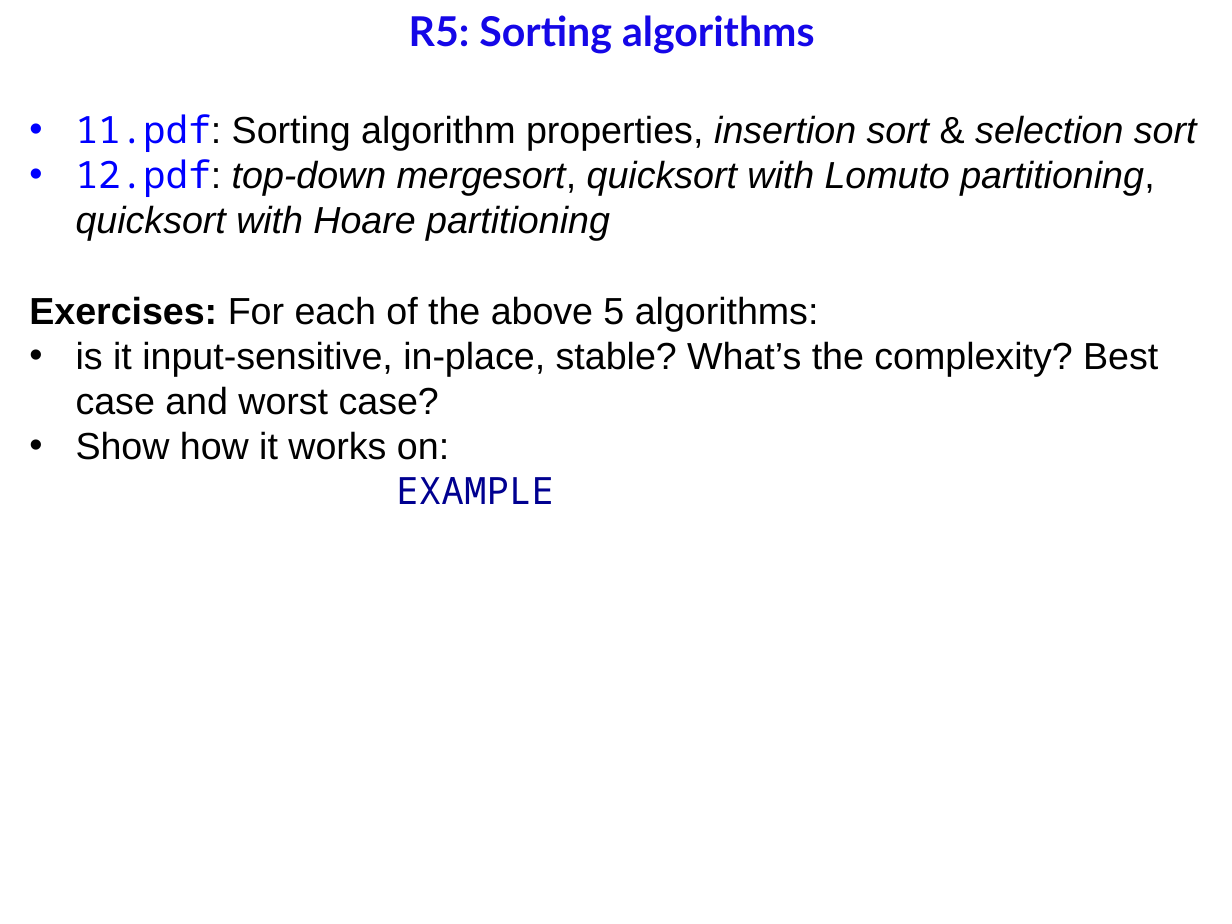
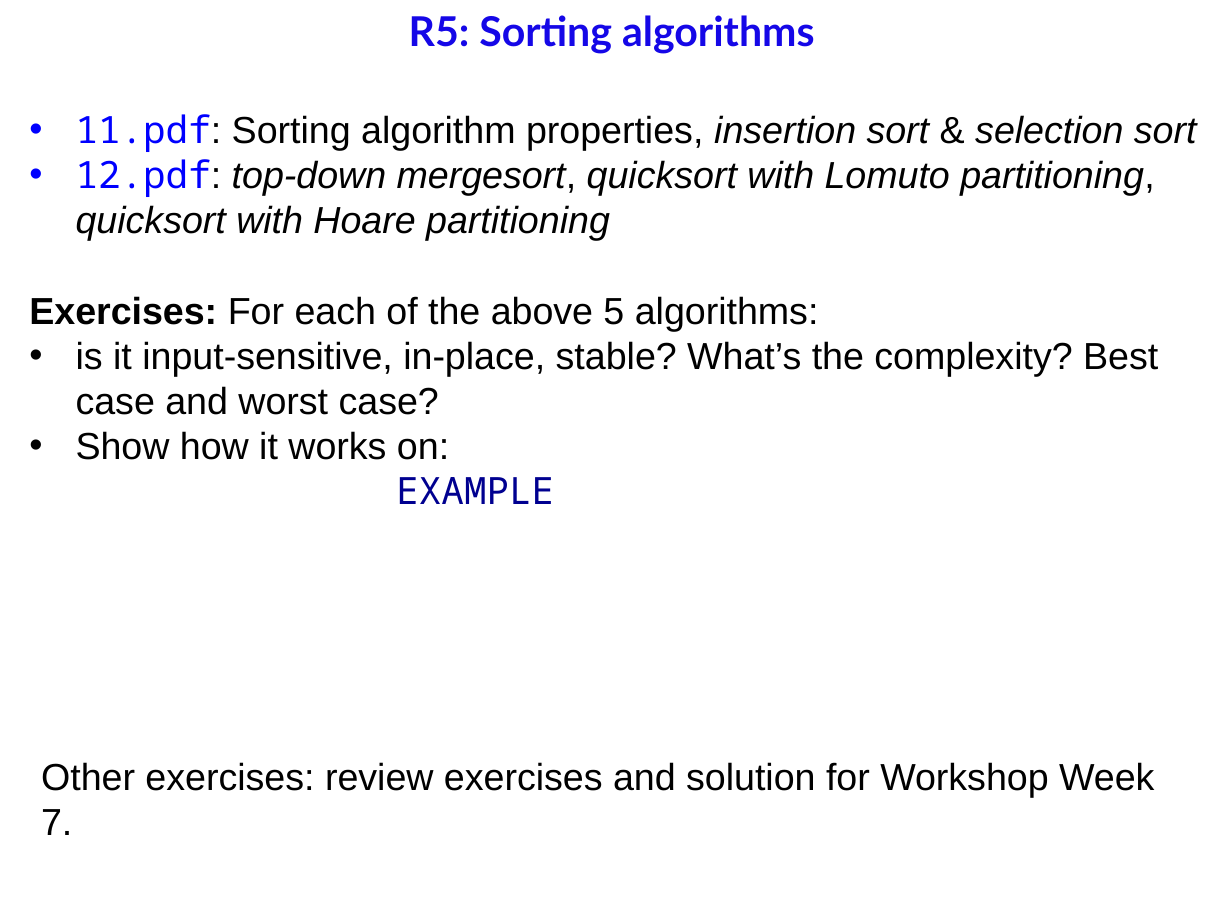
Before and after one commit to anhvir/c207, a slide deck: slide 14 of ws10.pptx. Drawn at 1232x924 pixels with LibreOffice and Linux fonts; fonts in the diff are those of the drawing; background and template pictures are left out. Boxes give left, top, right and bottom in pixels: in the first picture for what was removed or moved away, otherwise in the second. Text is boxed around its words. In the diff, an @@ line names an element or a change of style, - is before the commit and + after.

Commit message:
Week 10 Version 2

```diff
--- a/ws10.pptx
+++ b/ws10.pptx
@@ text added at [41, 762, 1154, 835], 22 pt, text #000000 @@
+Other exercises: review exercises and solution for Workshop Week 7.
```
Also in this commit, not shown: 18 other slides changed, 1 other file.
